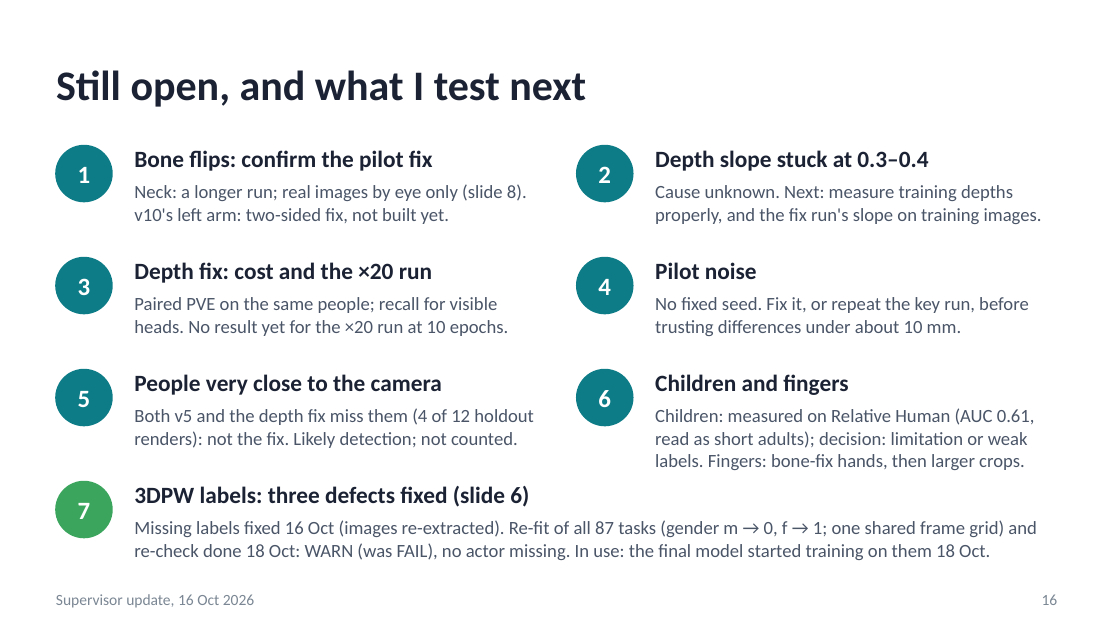
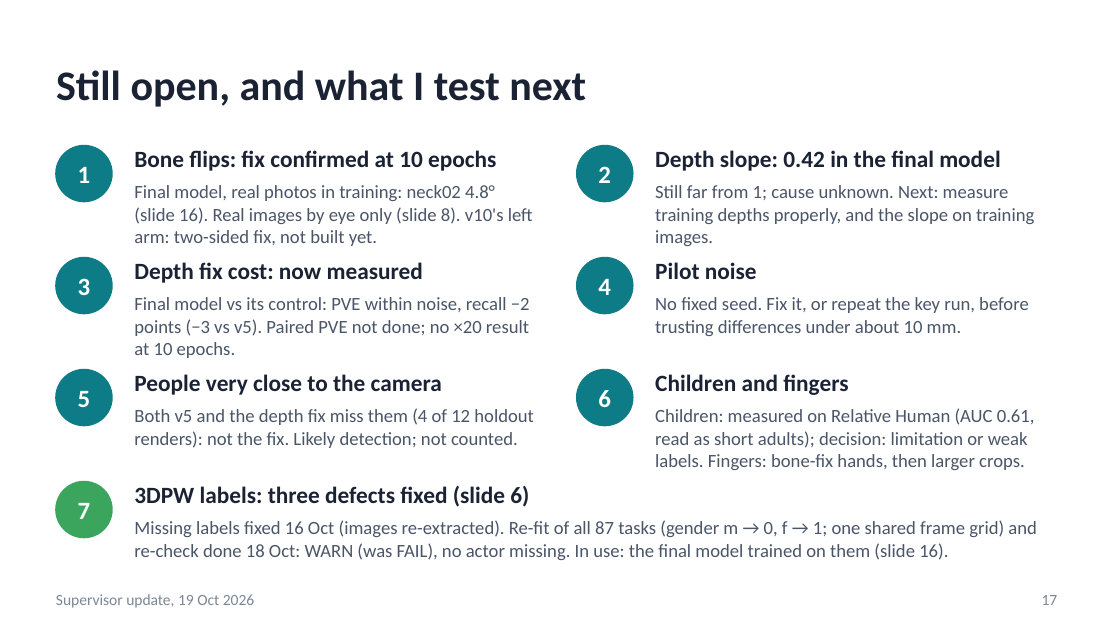
Before and after one commit to saadnajib/Multi-Person-Whole-Body-Human-Mesh-Recovery-in-a-Single-Shot-with-Annyone-dataset-and-3dpw-dataset, a slide deck: slide 17 of docs/supervisor_update_2026-10-16.pptx (slide 16 before the commit). Drawn at 1120x630 pixels with LibreOffice and Linux fonts; fonts in the diff are those of the drawing. Boxes give left, top, right and bottom in pixels: in the first picture for what was removed or moved away, otherwise in the second. Text is boxed around its words. In the diff, an @@ line names an element or a change of style, - is before the commit and + after.

```diff
--- a/docs/supervisor_update_2026-10-16.pptx
+++ b/docs/supervisor_update_2026-10-16.pptx
@@ text at (x1=134, y1=150, x2=496, y2=171): text changed @@
-Bone flips: confirm the pilot fix
+Bone flips: fix confirmed at 10 epochs
@@ text at (x1=655, y1=150, x2=1000, y2=171): text changed @@
-Depth slope stuck at 0.3–0.4
+Depth slope: 0.42 in the final model
@@ text at (x1=134, y1=185, x2=533, y2=246): text changed @@
-Neck: a longer run; real images by eye only (slide 8). v10's left arm: two-sided fix, not built yet.
+Final model, real photos in training: neck02 4.8° (slide 16). Real images by eye only (slide 8). v10's left arm: two-sided fix, not built yet.
@@ text at (x1=655, y1=185, x2=1034, y2=246): text changed @@
-Cause unknown. Next: measure training depths properly, and the fix run's slope on training images.
+Still far from 1; cause unknown. Next: measure training depths properly, and the slope on training images.
@@ text at (x1=134, y1=262, x2=423, y2=283): text changed @@
-Depth fix: cost and the ×20 run
+Depth fix cost: now measured
@@ text at (x1=134, y1=297, x2=530, y2=358): text changed @@
-Paired PVE on the same people; recall for visible heads. No result yet for the ×20 run at 10 epochs.
+Final model vs its control: PVE within noise, recall −2 points (−3 vs v5). Paired PVE not done; no ×20 result at 10 epochs.
@@ text at (x1=134, y1=520, x2=1037, y2=560): text changed @@
-Missing labels fixed 16 Oct (images re-extracted). Re-fit of all 87 tasks (gender m → 0, f → 1; one shared frame grid) and re-check done 18 Oct: WARN (was FAIL), no actor missing. In use: the final model started training on them 18 Oct.
+Missing labels fixed 16 Oct (images re-extracted). Re-fit of all 87 tasks (gender m → 0, f → 1; one shared frame grid) and re-check done 18 Oct: WARN (was FAIL), no actor missing. In use: the final model trained on them (slide 16).
@@ text at (x1=56, y1=594, x2=254, y2=608): text changed @@
-Supervisor update, 16 Oct 2026
+Supervisor update, 19 Oct 2026
@@ page number at (x1=1042, y1=595, x2=1058, y2=605): text changed @@
-16
+17
```
Also in this commit, not shown: 17 other slides changed, 1 slide added, 2 other files.
